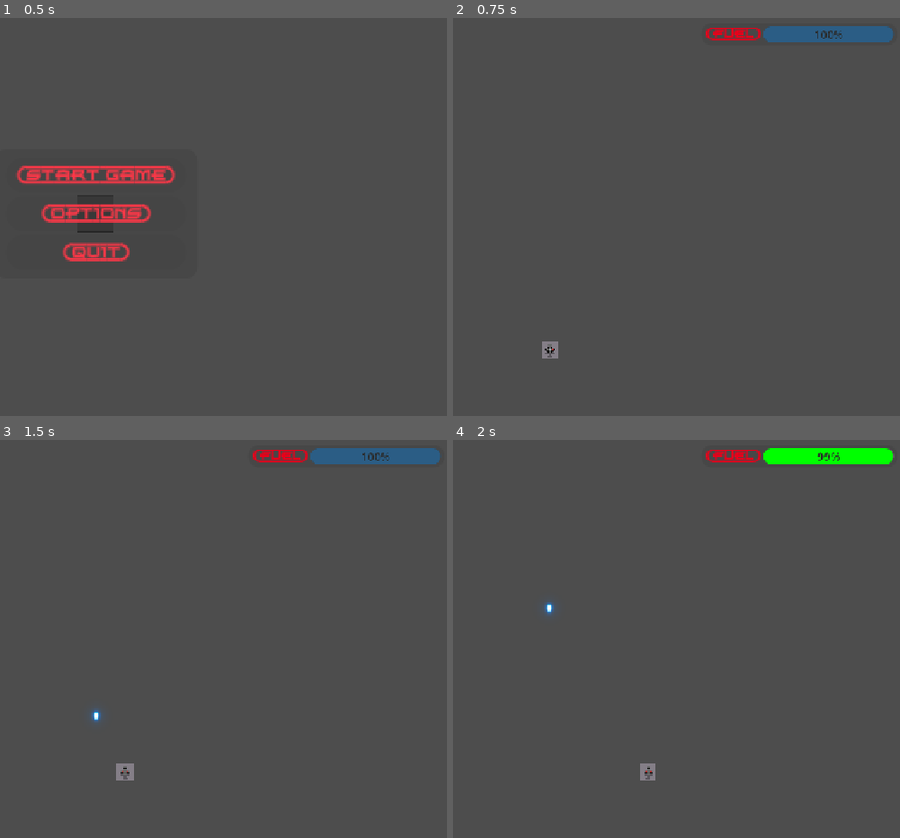
Above: before the commit, frames 1-4 (two rows, left to right).
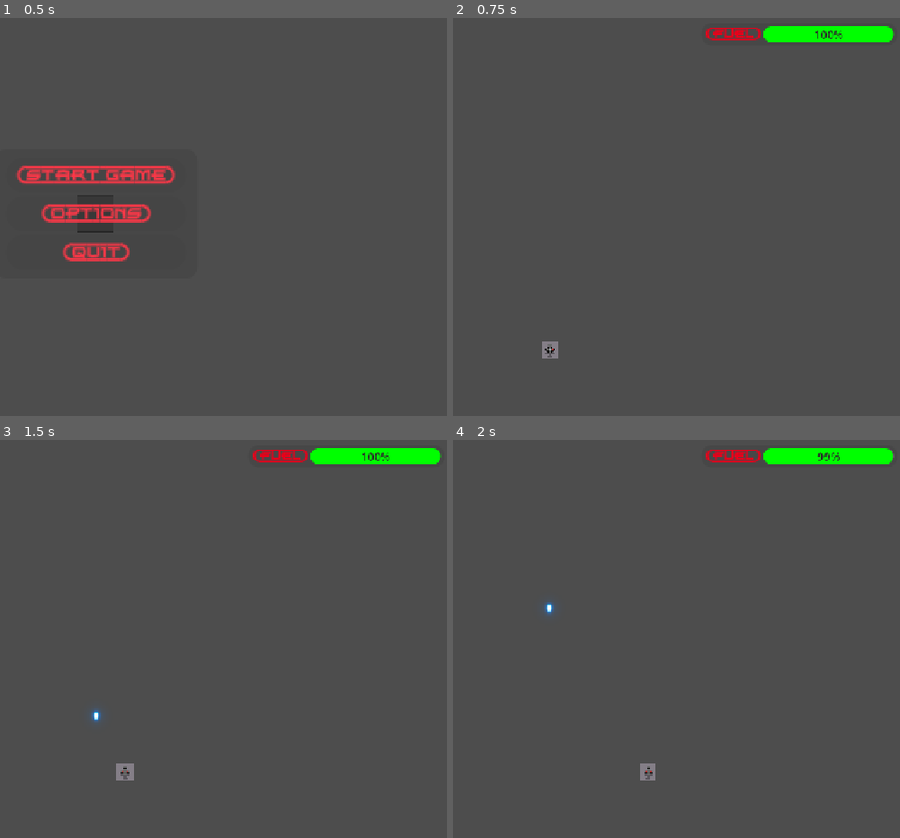
Above: after the commit, the same moments.

Repository: ikostan/SkyLockAssault
Game: Godot game, scene res://scenes/main_menu.tscn
Same seed, same stepped clock (60 frames per second), same inputs: the game is played once before the commit and once after it. Video files are missing from this copy of the repository; at most half a second of black plays in their place. Sound files missing from this copy of the repository are replaced by a short silence.
Inputs (mouse positions are in pixels of both pictures, inside the frame that each line leads up to):
- Up to frame 1 (0.5 s): no input
- Up to frame 2 (0.75 s): click "{START=GAME}" at 0.5 s
- Up to frame 3 (1.5 s): tap Enter at 1.25 s; move the mouse to (254, 615) at 1.27 s; hold D (move_right) from 1.28 s (still down); hold Space (fire) from 1.28 s (still down); click (254, 615) at 1.42 s
- Up to frame 4 (2 s): keep holding D (move_right); keep holding Space (fire)

Frame 1 is identical in both runs. In frame 2, 1.1% of the frame differs, in the area x 69-99%, y 2-7%; in frame 3, 1.1%; in frame 4, nothing differs.

Commit message:
The failure in test_fuel_colors_fixed is due to a mismatch introduced by our previous fix to player.gd.
The failure in test_fuel_colors_fixed is due to a mismatch introduced by our previous fix to player.gd. Originally, the fuel percentage (used for color thresholds) was calculated from the old current_fuel value before depletion and clamping. The test was written assuming that behavior, so it calculates the expected lerp using the exact value set (e.g., 70.0). After our fix, everything consistently uses the updated (post-depletion) value, but calling _on_fuel_timer_timeout() in the test depletes fuel further (by 1.0 unit, since Globals.difficulty = 2.0), leading to a slightly different lerp factor (0.525 vs. 0.5). This causes is_equal_approx to fail, as the color components differ by 0.025—way above Godot's float comparison tolerance (~0.000001).

This highlights a key game dev lesson in Godot: Unit tests should isolate logic where possible. Here, color updates are coupled with depletion in the timer callback, making it hard to test colors without side effects. We'll refactor to decouple them: Add a update_fuel_bar() method in player.gd for UI/color logic, called from _ready() and _on_fuel_timer_timeout(). Then update the color tests to call this directly after setting current_fuel (no depletion). Depletion tests remain unchanged.

Diff:
--- a/scripts/player.gd
+++ b/scripts/player.gd
@@ -29,8 +29,7 @@
 # Onreadys next
 @onready var player: CharacterBody2D = $CharacterBody2D
 @onready var collision_shape: CollisionShape2D = $CharacterBody2D/CollisionShape2D
-@onready
-var fuel_bar: ProgressBar = $"../PlayerStatsPanel/VBoxContainer/HBoxContainer/FuelProgressBar"
+@onready var fuel_bar: ProgressBar = $"../PlayerStatsPanel/VBoxContainer/HBoxContainer/FuelProgressBar"
 @onready var fuel_timer: Timer = $FuelTimer
 # Get the fill style
 @onready var fill_style: StyleBoxFlat = fuel_bar.get_theme_stylebox("fill")
@@ -78,7 +77,7 @@
 	# Initialize fuel
 	current_fuel = max_fuel
 	fuel_bar.max_value = max_fuel
-	fuel_bar.value = current_fuel  # Set initial progress
+	update_fuel_bar()  # Set initial UI and color
 	fuel_timer.timeout.connect(_on_fuel_timer_timeout)
 	fuel_timer.start()
 
@@ -106,15 +105,9 @@
 		get_viewport().set_input_as_handled()
 
 
-# Connect Timer's timeout signal
-func _on_fuel_timer_timeout() -> void:
-	var fuel_left: float = current_fuel - (0.5 * Globals.difficulty)  # Scale base rate
-	# Add a clamp so current_fuel never drops below zero
-	# to prevent negative values and any unintended behavior in the fuel bar.
-	current_fuel = clamp(fuel_left, 0, max_fuel)
-	# Now compute percent and lerp from the clamped/updated value
+func update_fuel_bar() -> void:
+	fuel_bar.value = current_fuel
 	var fuel_percent: float = (current_fuel / max_fuel) * 100.0
-	fuel_bar.value = current_fuel
 	lerp_factor = 1.0 - (current_fuel / max_fuel)  # 0=full (green), 1=empty (red)
 	progress_bar_bg_color = fill_style.bg_color
 
@@ -141,6 +134,17 @@
 	else:
 		fill_style.bg_color = Color.RED  # Full red
 
+
+# Connect Timer's timeout signal
+func _on_fuel_timer_timeout() -> void:
+	var fuel_left: float = current_fuel - (0.5 * Globals.difficulty)  # Scale base rate
+
+	# Clamp and update current_fuel first
+	current_fuel = clamp(fuel_left, 0, max_fuel)
+
+	# Update UI from the clamped value
+	update_fuel_bar()
+
 	if current_fuel <= 0:
 		speed = 0.0  # Or game over logic
 		fuel_timer.stop()
--- a/test/test_player.gd
+++ b/test/test_player.gd
@@ -105,13 +105,13 @@
 
 	# High fuel → Green
 	player_root.current_fuel = 95.0
-	player_root._on_fuel_timer_timeout()
+	player_root.update_fuel_bar()
 	var style : StyleBoxFlat = fuel_bar.get_theme_stylebox("fill").duplicate()
 	assert_that(style.bg_color).is_equal(Color.GREEN)
 
 	# Low fuel → Red
 	player_root.current_fuel = 10.0
-	player_root._on_fuel_timer_timeout()
+	player_root.update_fuel_bar()
 	style = fuel_bar.get_theme_stylebox("fill").duplicate()
 	assert_that(style.bg_color).is_equal(Color.RED)
 
@@ -127,13 +127,13 @@
 
 	# Still full → Green
 	player_root.current_fuel = 95.0
-	player_root._on_fuel_timer_timeout()
+	player_root.update_fuel_bar()
 	var style : StyleBoxFlat = fuel_bar.get_theme_stylebox("fill").duplicate()
 	assert_that(style.bg_color).is_equal(Color.GREEN)
 
 	# Between 90% and 50% → Lerp green → yellow
 	player_root.current_fuel = 70.0
-	player_root._on_fuel_timer_timeout()
+	player_root.update_fuel_bar()
 	style = fuel_bar.get_theme_stylebox("fill").duplicate()
 	var expected := Color.GREEN.lerp(Color.YELLOW, (90.0 - 70.0) / (90.0 - 50.0))
 	assert_bool(style.bg_color.is_equal_approx(expected)).is_true()
Not shown, changed: export/web/index.html
Not shown, changed: export/web/index.pck
